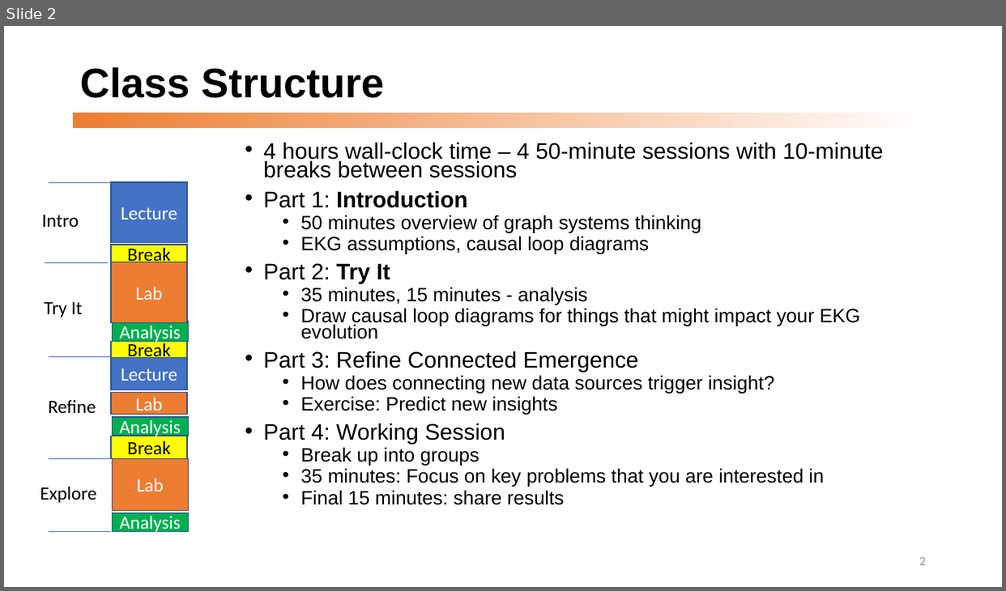
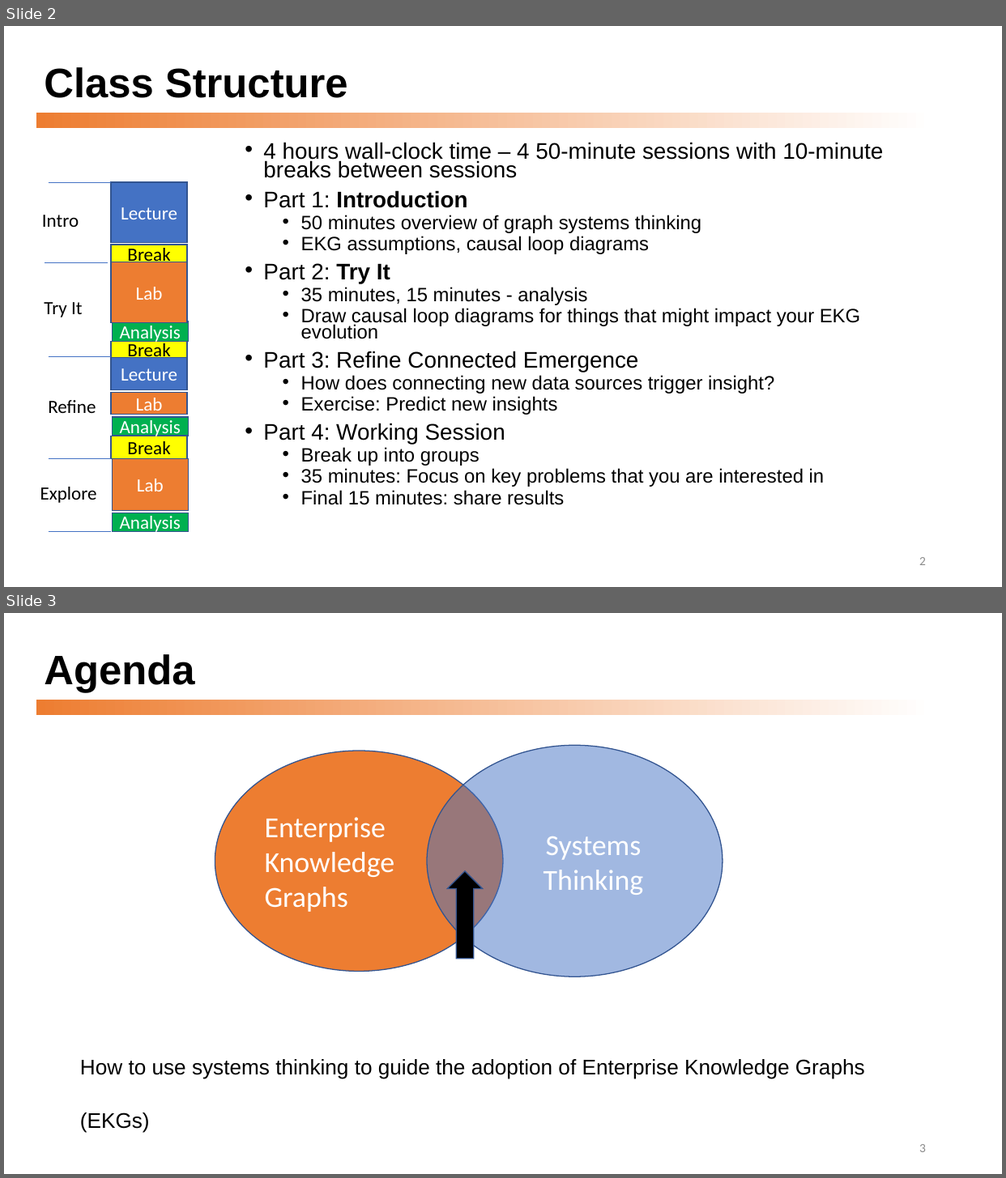
Before and after one commit to dmccreary/graph-systems-thinking, a slide deck: docs/presentations/Graph-Systems-Thinking-Half-Day-Workshop.pptx. Shown one above the other, each under a label of ours: slide 2 before the commit, slides 2 and 3 after it. The pictures are 1006x591 and 1006x1178 pixels, drawn with LibreOffice and Linux fonts; fonts in the diff are those of the drawing. Boxes give left, top, right and bottom in pixels: in the first picture for what was removed or moved away, otherwise in the second. Text is boxed around its words. In the diff, an @@ line names an element or a change of style, - is before the commit and + after.

```diff
--- a/docs/presentations/Graph-Systems-Thinking-Half-Day-Workshop.pptx
+++ b/docs/presentations/Graph-Systems-Thinking-Half-Day-Workshop.pptx
@@ slide 3 added at (4,613,1002,1174), background #FFFFFF; not listed: 1 template element that a slide beside it also shows @@
@@ title added at (44,654,194,692), 39.6 pt, text #000000, bold @@
+Agenda
@@ ellipse added at (215,751,503,972), fill #ED7D31, outline #325491 1 pt, 28 pt, text #FFFFFF @@
+Enterprise
+Knowledge
+Graphs
@@ ellipse added at (427,746,722,977), fill #4472C4 at 50% opacity, outline #325491 1 pt, 28 pt, text #FFFFFF @@
+  Systems
+  Thinking
@@ up arrow added at (447,871,483,959), fill #000000, outline #325491 1 pt @@
@@ text added at (80,1059,865,1133), 20.4 pt, text #000000 @@
+How to use systems thinking to guide the adoption of Enterprise Knowledge Graphs (EKGs)
@@ page number added at (919,1144,926,1152), 12 pt, text #8C8C8C @@
+3
@@ slide 2 changed as well @@
@@ title "Class Structure": place and size @@
-title "Class Structure" at (80,67,384,98)
+title "Class Structure" at (44,67,348,98)
@@ rectangle: place and size @@
-rectangle at (73,113,934,128)
+rectangle at (36,113,933,128)
```
Also in this commit, not shown: 13 other slides changed, 5 other slides added, 1 other file.
